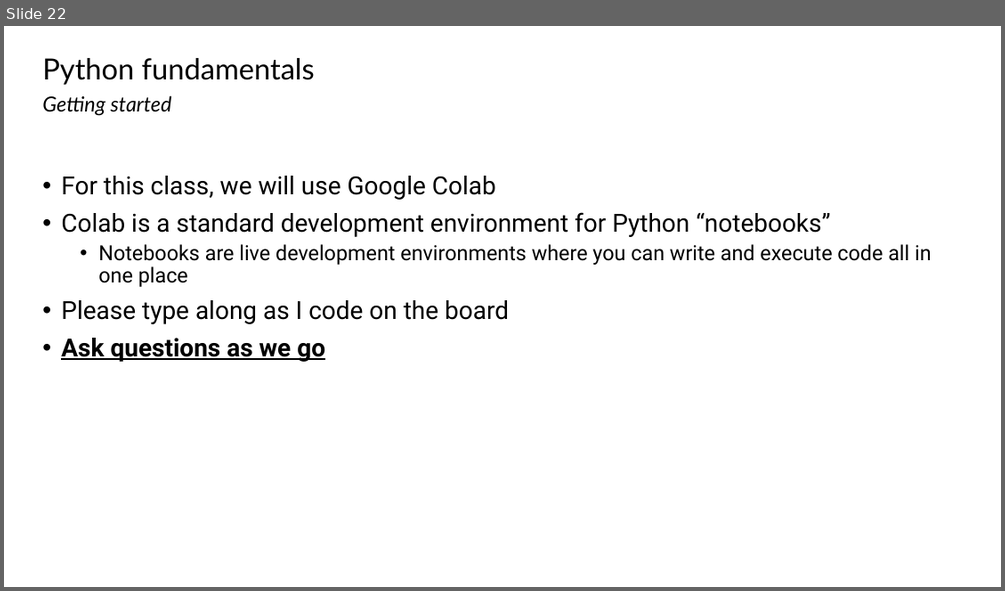
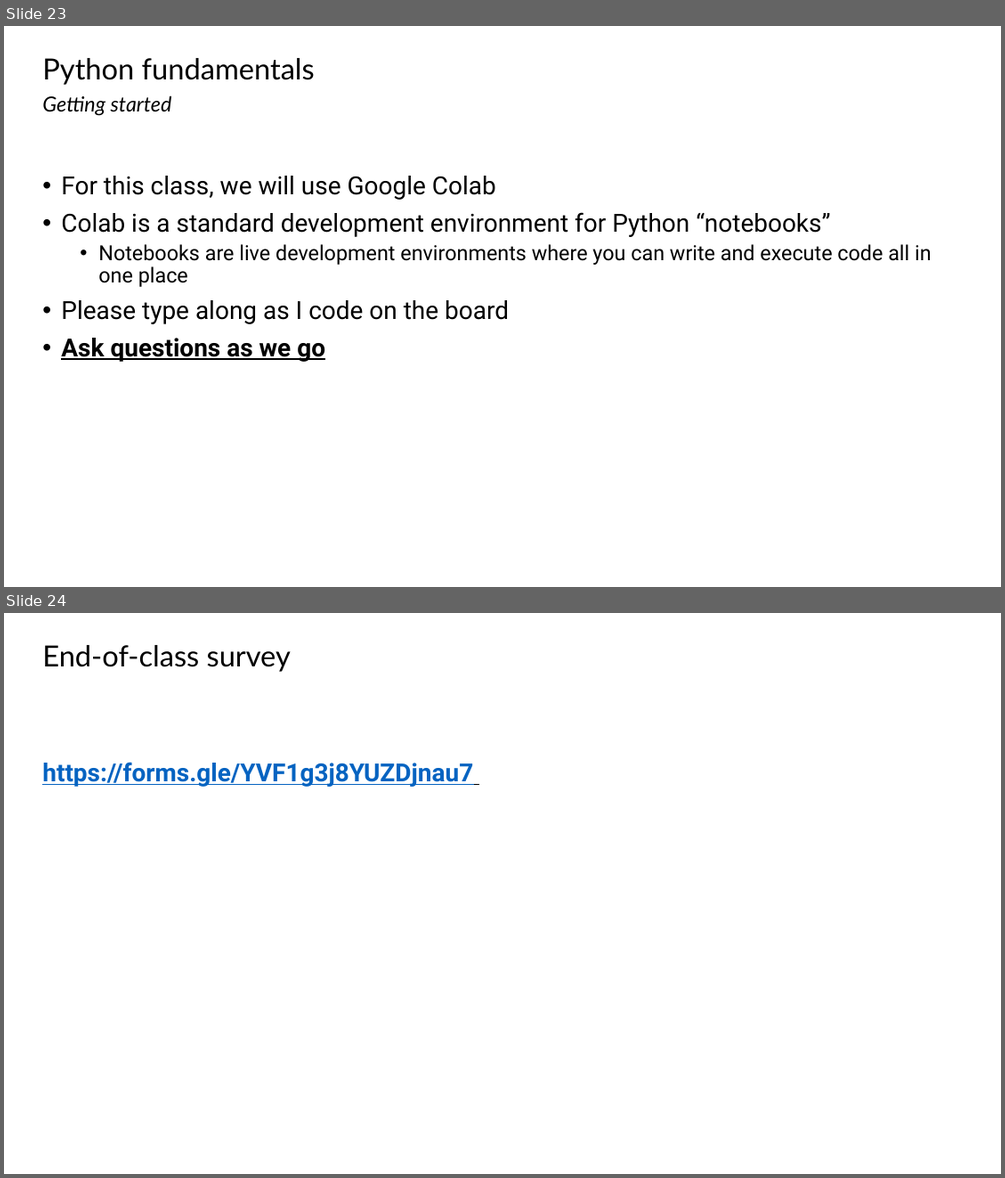
Before and after one commit to tobypenk/data-bootcamp, a slide deck: week 1/Session 1.pptx. Shown one above the other, each under a label of ours: slide 22 before the commit, slides 23 and 24 after it. The pictures are 1005x591 and 1005x1178 pixels, drawn with LibreOffice and Linux fonts; fonts in the diff are those of the drawing. Boxes give left, top, right and bottom in pixels: in the first picture for what was removed or moved away, otherwise in the second. Text is boxed around its words. In the diff, an @@ line names an element or a change of style, - is before the commit and + after.

Commit message:
add class survey links to deck

```diff
--- a/week 1/Session 1.pptx
+++ b/week 1/Session 1.pptx
@@ slide 24 added at (4, 613, 1001, 1174), background #FFFFFF @@
@@ title added at (42, 645, 291, 672), 28 pt, text #000000 @@
+End-of-class survey
@@ text added at (42, 762, 473, 787), 24 pt, text #0563C1, bold, underline @@
+https://forms.gle/YVF1g3j8YUZDjnau7
@@ what was slide 22 is now slide 23 @@
```
Also in this commit, not shown: 1 other slide added, 1 other file.
